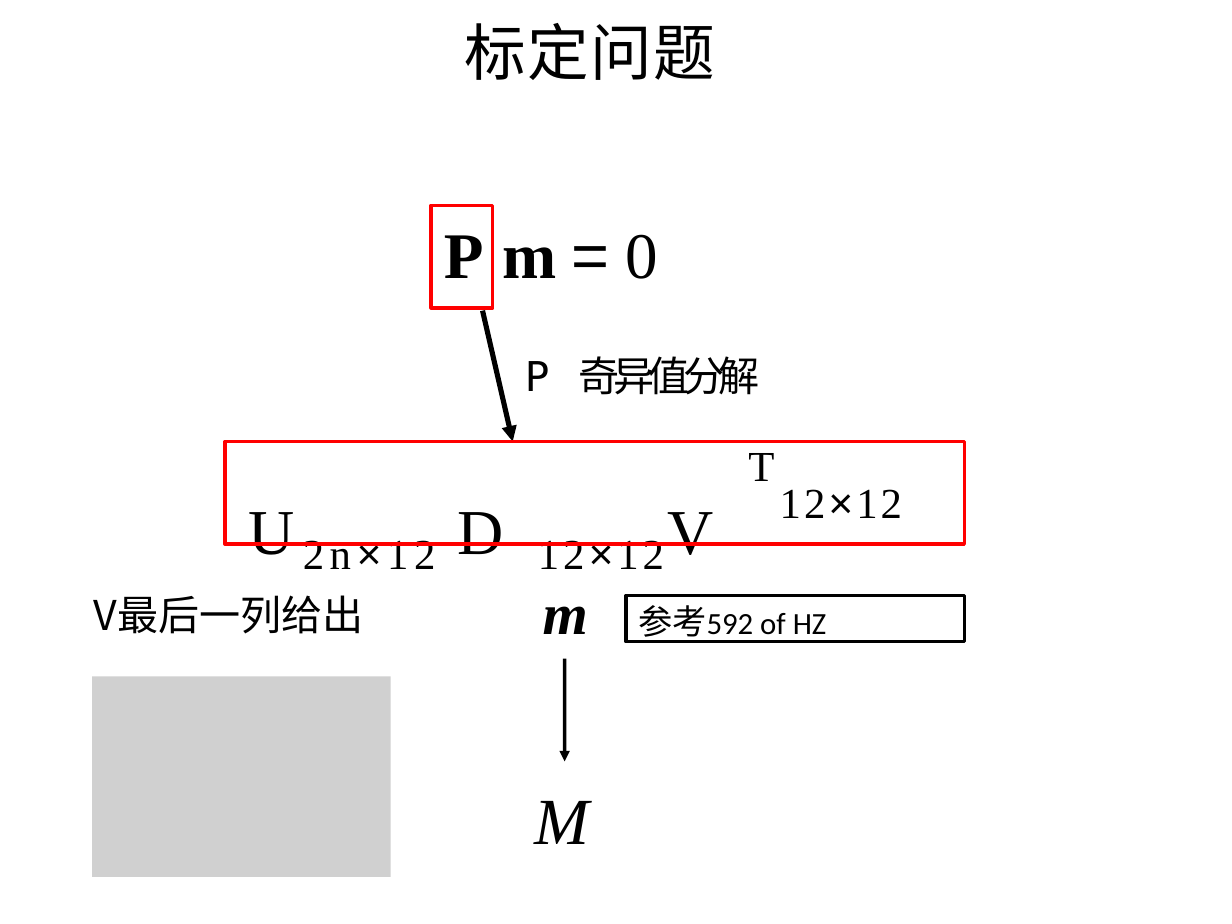
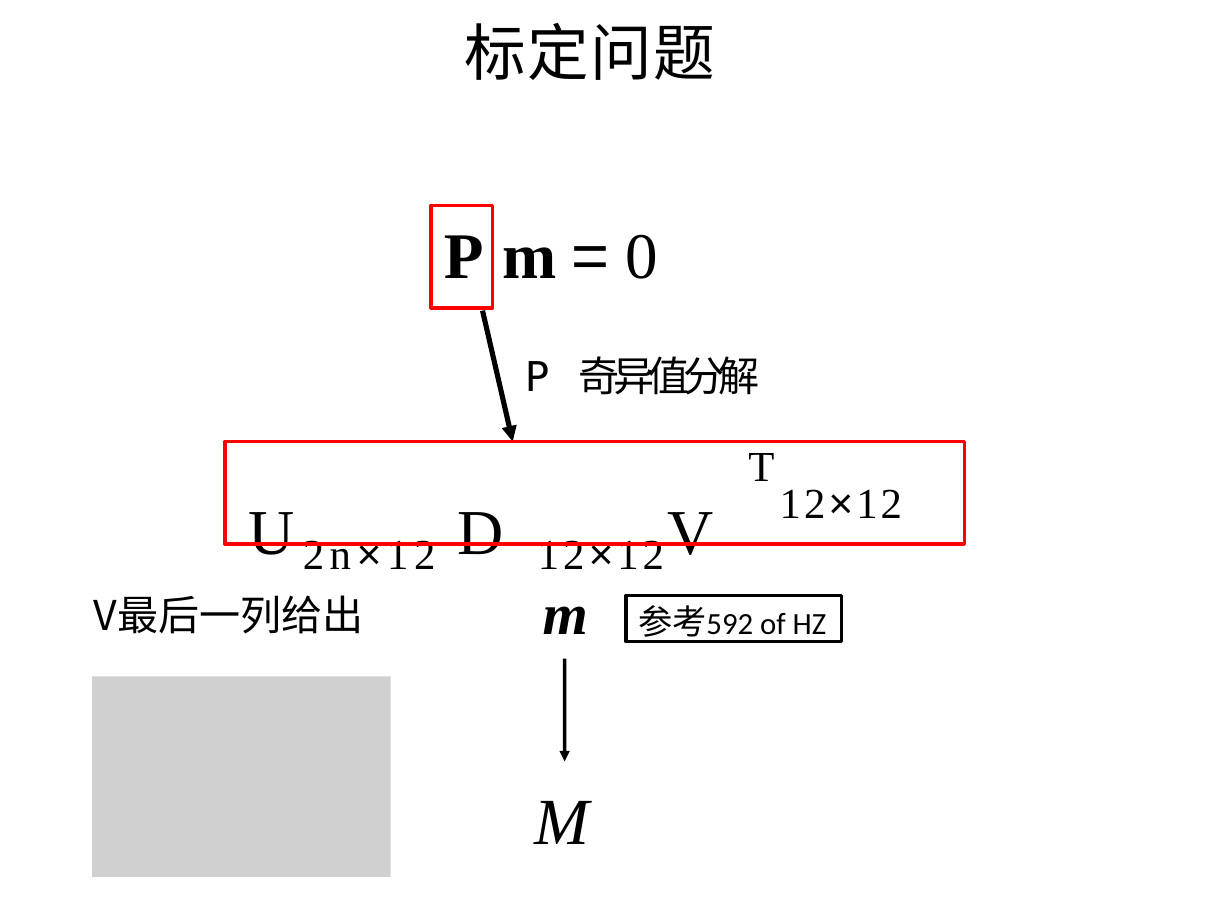
Before and after one commit to evenhax/translation_and_refining_for_cs231a, a slide deck: slide 32 of PPT231a_trans_and_refine/中文矫正版/lecture3_camera_calibration .pptx. Drawn at 1232x924 pixels with LibreOffice and Linux fonts; fonts in the diff are those of the drawing; grey boxes stand for pictures. Boxes give left, top, right and bottom in pixels: in the first picture for what was removed or moved away, otherwise in the second. Text is boxed around its words. In the diff, an @@ line names an element or a change of style, - is before the commit and + after.

```diff
--- a/PPT231a_trans_and_refine/中文矫正版/lecture3_camera_calibration .pptx
+++ b/PPT231a_trans_and_refine/中文矫正版/lecture3_camera_calibration .pptx
@@ rectangle "参考592 of HZ": place and size @@
-rectangle "参考592 of HZ" at box(626, 595, 965, 642)
+rectangle "参考592 of HZ" at box(626, 595, 841, 642)
```
Also in this commit, not shown: 5 other slides changed, 4 other files.
